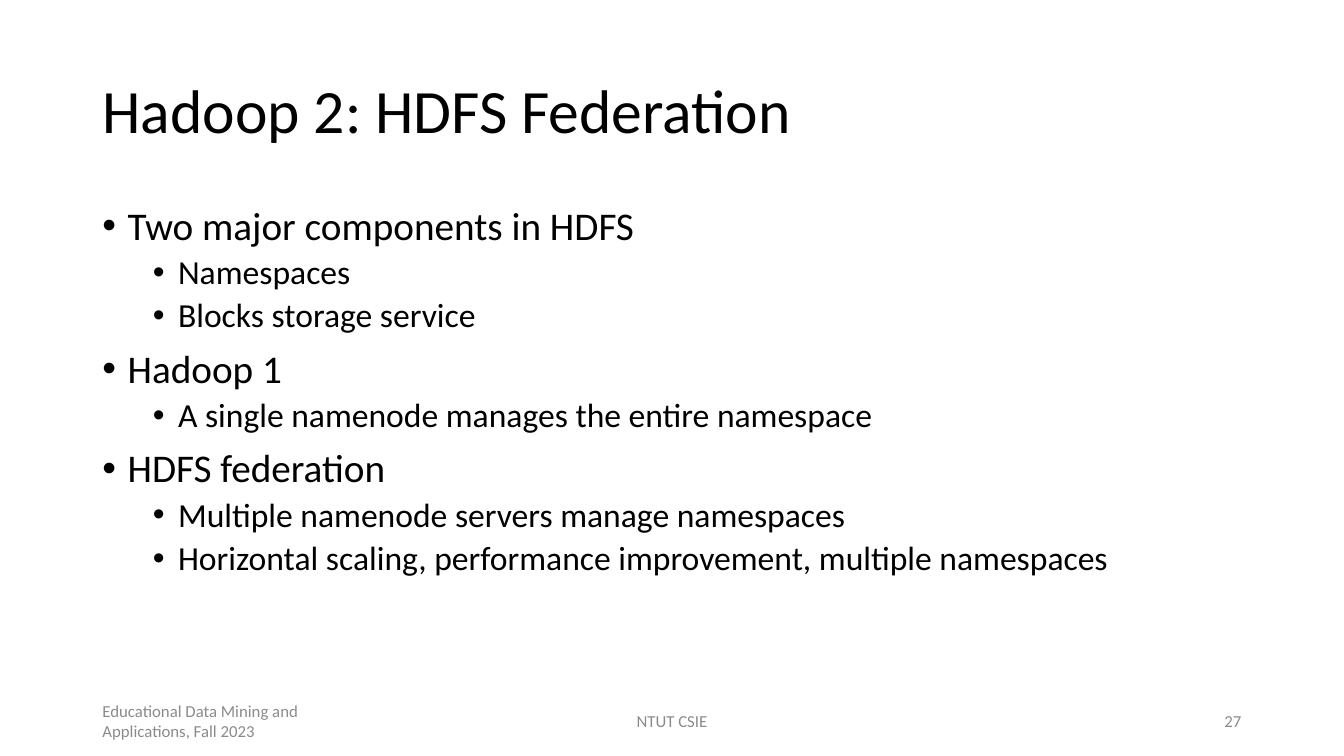
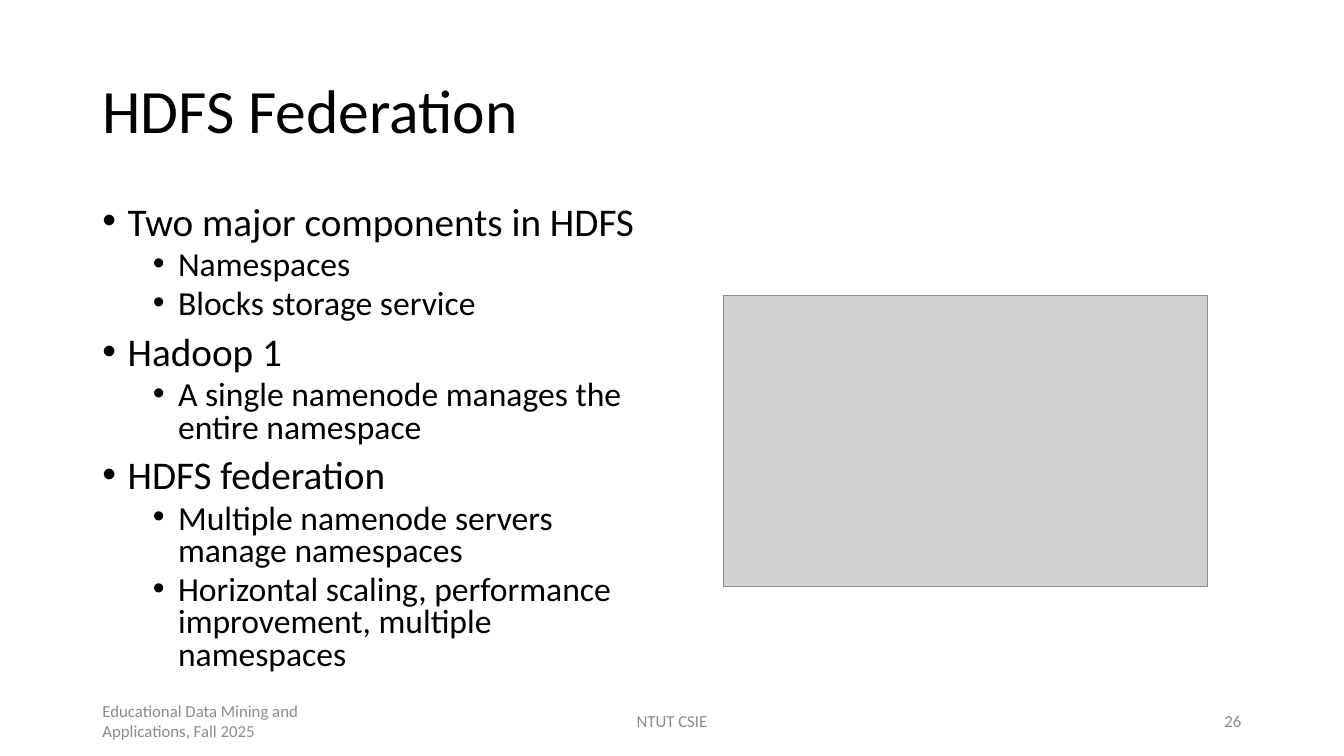
Before and after one commit to chriswjh/chriswjh.github.io, a slide deck: slide 26 of EDM/distributed_platforms.pptx (slide 27 before the commit). Drawn at 1344x756 pixels with LibreOffice and Linux fonts; fonts in the diff are those of the drawing; grey boxes stand for pictures. Boxes give left, top, right and bottom in pixels: in the first picture for what was removed or moved away, otherwise in the second. Text is boxed around its words. In the diff, an @@ line names an element or a change of style, - is before the commit and + after.

```diff
--- a/EDM/distributed_platforms.pptx
+++ b/EDM/distributed_platforms.pptx
@@ title at box(102, 90, 517, 134): text changed @@
-Hadoop 2: HDFS Federation
+HDFS Federation
@@ text "Two major components in HDFS" at box(128, 209, 634, 672): line spacing 0.9 to 0.8 @@
@@ picture added at box(724, 295, 1208, 587) @@
@@ text at box(102, 705, 298, 740): text changed @@
-Educational Data Mining and Applications, Fall 2023
+Educational Data Mining and Applications, Fall 2025
@@ page number at box(1224, 716, 1241, 727): text changed @@
-27
+26
```
Also in this commit, not shown: 44 other slides changed, 2 slides added, 1 other file.
